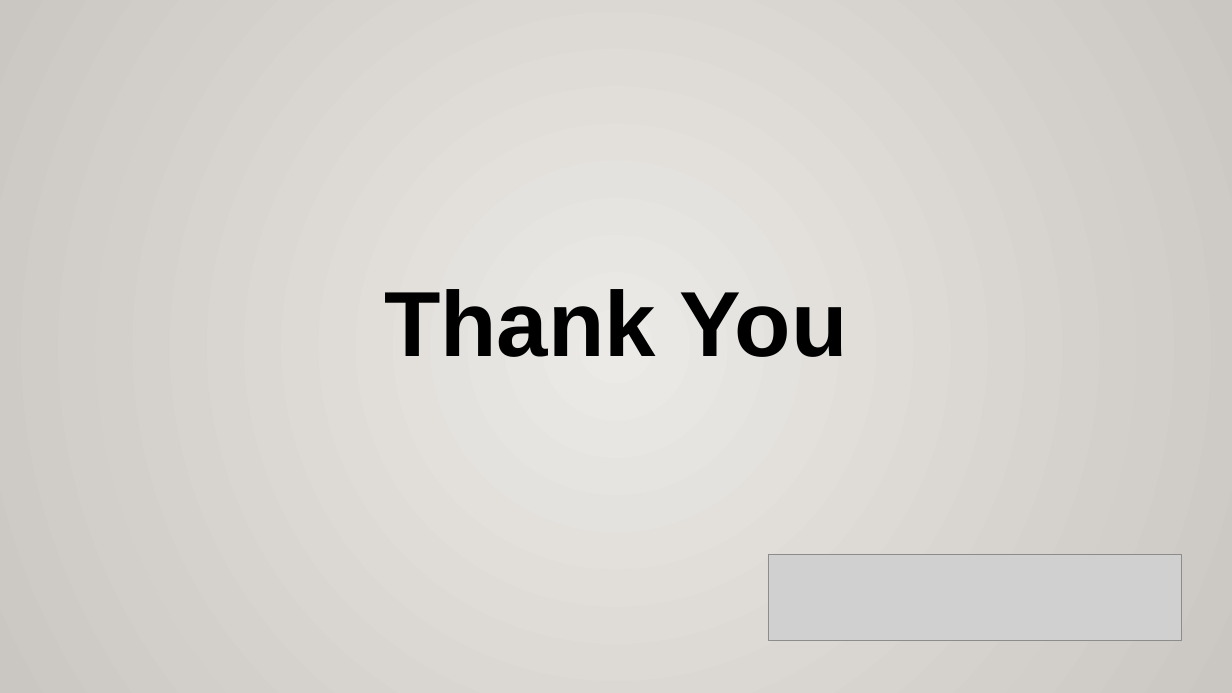
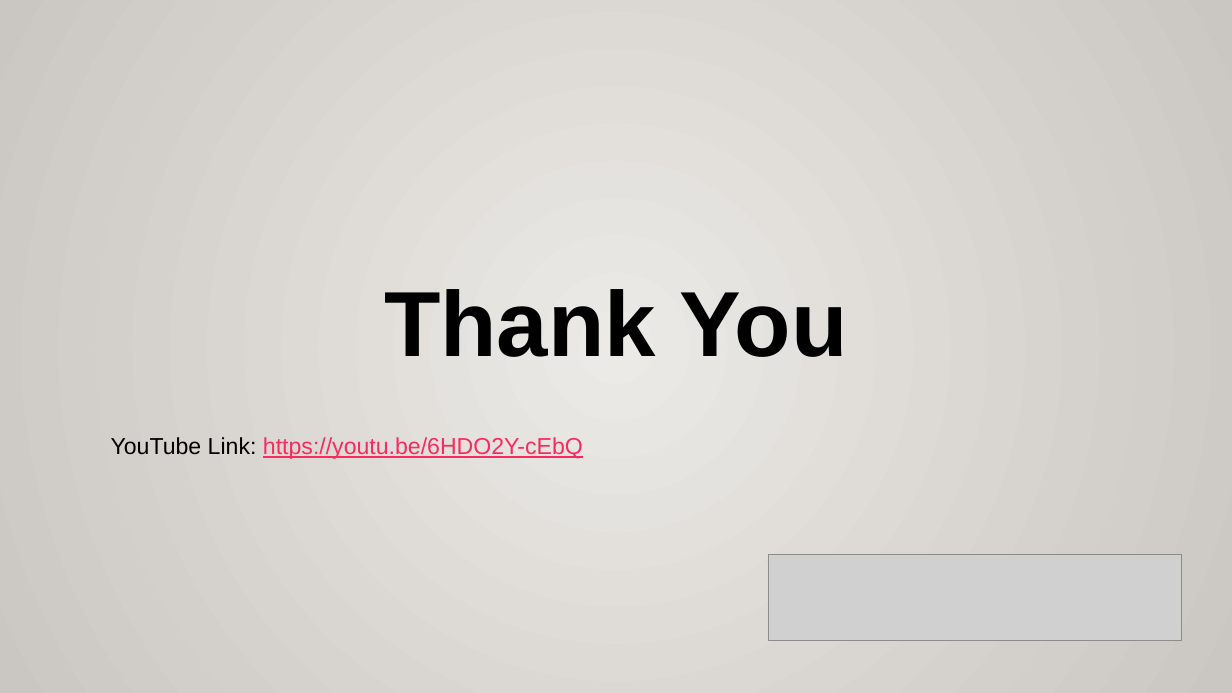
Before and after one commit to VenkataVanga/MSDS-6306, a slide deck: slide 14 of CaseStudy-01_FinalPresentation.pptx. Drawn at 1232x693 pixels with LibreOffice and Linux fonts; fonts in the diff are those of the drawing; grey boxes stand for pictures. Boxes give left, top, right and bottom in pixels: in the first picture for what was removed or moved away, otherwise in the second. Text is boxed around its words. In the diff, an @@ line names an element or a change of style, - is before the commit and + after.

Commit message:
Update CaseStudy-01_FinalPresentation.pptx
Final Presentation

```diff
--- a/CaseStudy-01_FinalPresentation.pptx
+++ b/CaseStudy-01_FinalPresentation.pptx
@@ text added at (111,437,583,459), 18 pt, text #FA2B5C, underline @@
+YouTube Link: https://youtu.be/6HDO2Y-cEbQ
```
